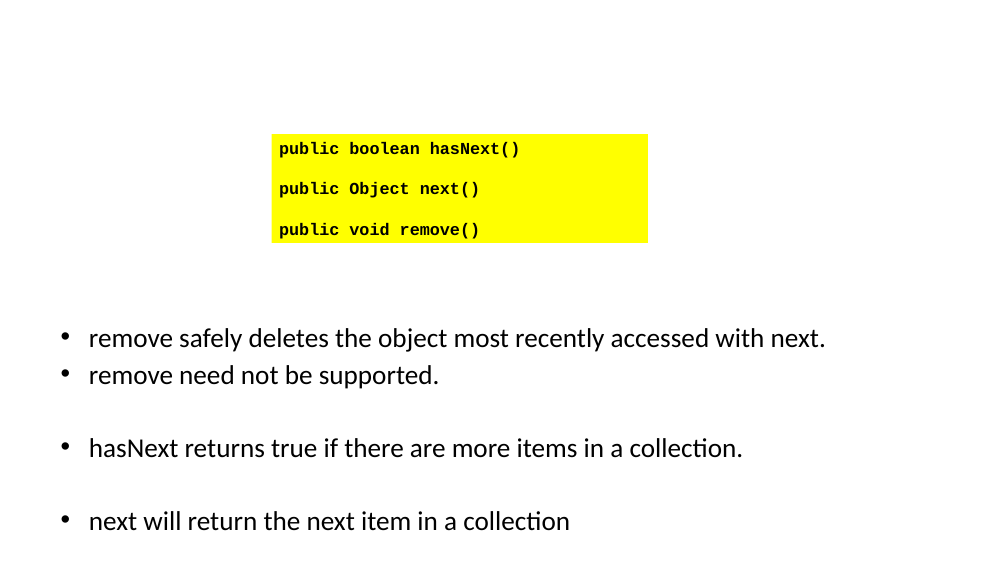
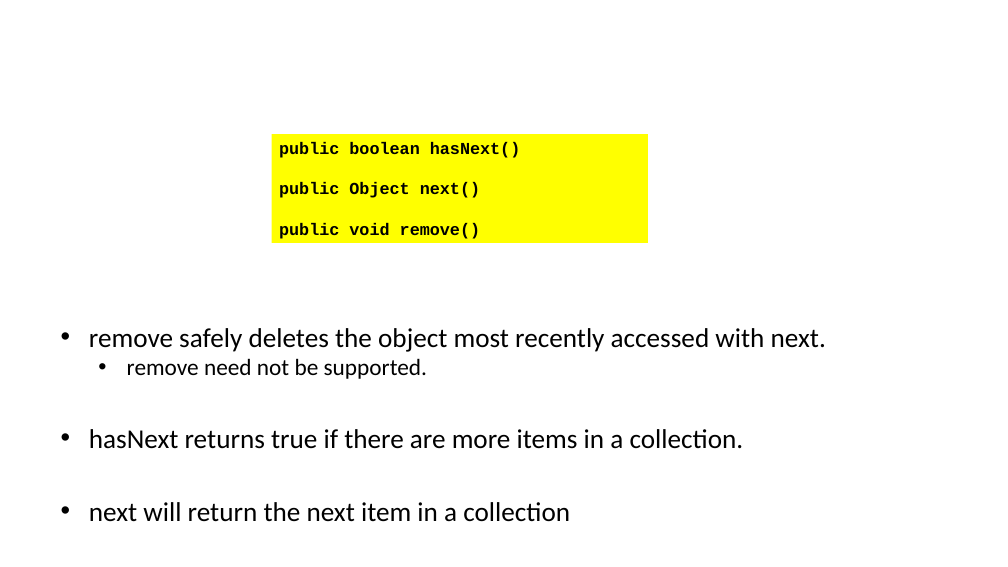
Before and after one commit to gmierzwinski/gmierzwinski.github.io, a slide deck: slide 10 of bishops/cs321/resources/CS321_Lecture_09.pptx. Drawn at 1008x567 pixels with LibreOffice and Linux fonts; fonts in the diff are those of the drawing; background and template pictures are left out. Boxes give left, top, right and bottom in pixels: in the first picture for what was removed or moved away, otherwise in the second. Text is boxed around its words. In the diff, an @@ line names an element or a change of style, - is before the commit and + after.

```diff
--- a/bishops/cs321/resources/CS321_Lecture_09.pptx
+++ b/bishops/cs321/resources/CS321_Lecture_09.pptx
@@ text at bbox=[127, 358, 427, 379]: size 25.9 to 22.2 pt in "remove need not be supported."; list level 1 to 2 in "remove need not be supported." @@
```
Also in this commit, not shown: 29 other slides changed, 2 other files.
